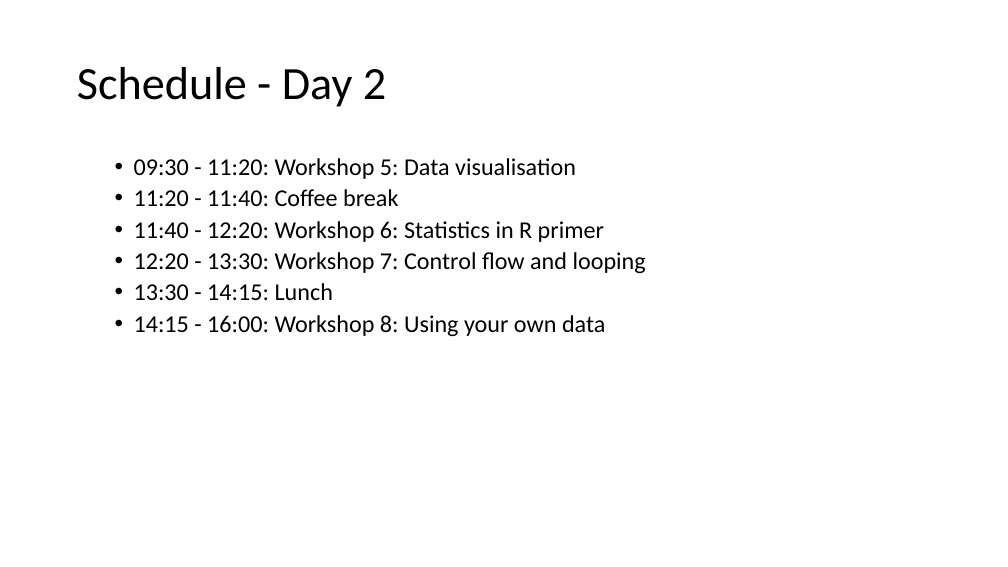
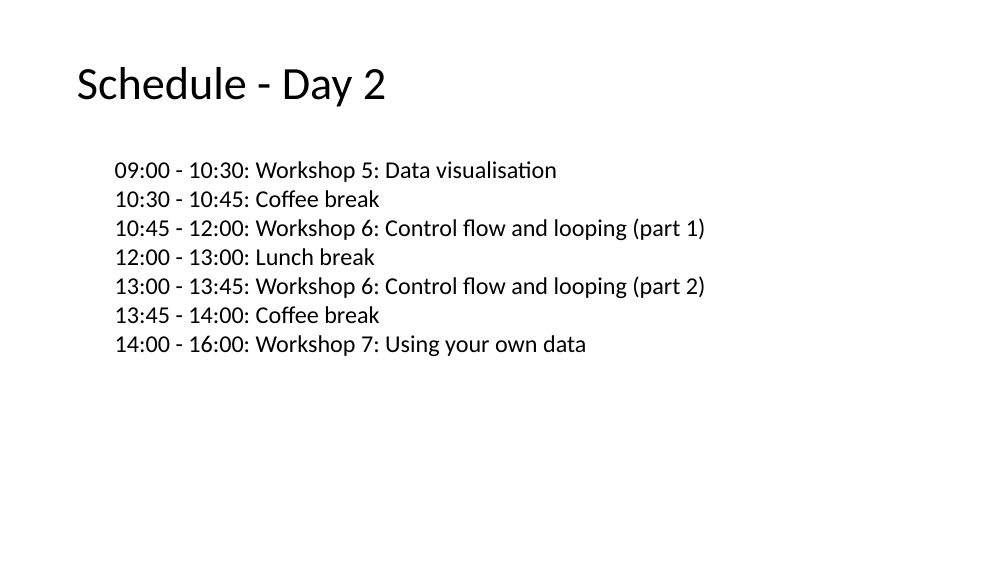
Before and after one commit to ClinicianCoders/ClinicianCoders, a slide deck: slide 6 of Workshops/WelcomePresentation_inperson.pptx. Drawn at 1008x567 pixels with LibreOffice and Linux fonts; fonts in the diff are those of the drawing. Boxes give left, top, right and bottom in pixels: in the first picture for what was removed or moved away, otherwise in the second. Text is boxed around its words. In the diff, an @@ line names an element or a change of style, - is before the commit and + after.

Commit message:
Update course schedule displayed on WelcomePresentation

```diff
--- a/Workshops/WelcomePresentation_inperson.pptx
+++ b/Workshops/WelcomePresentation_inperson.pptx
@@ text at [115, 161, 706, 356]: text changed @@
-  • 09:30 - 11:20: Workshop 5: Data visualisation
-  • 11:20 - 11:40: Coffee break
-  • 11:40 - 12:20: Workshop 6: Statistics in R primer
-  • 12:20 - 13:30: Workshop 7: Control flow and looping
-  • 13:30 - 14:15: Lunch
-  • 14:15 - 16:00: Workshop 8: Using your own data
+  09:00 - 10:30: Workshop 5: Data visualisation
+  10:30 - 10:45: Coffee break
+  10:45 - 12:00: Workshop 6: Control flow and looping (part 1)
+  12:00 - 13:00: Lunch break
+  13:00 - 13:45: Workshop 6: Control flow and looping (part 2)
+  13:45 - 14:00: Coffee break
+  14:00 - 16:00: Workshop 7: Using your own data
```
Also in this commit, not shown: 1 other slide changed.
